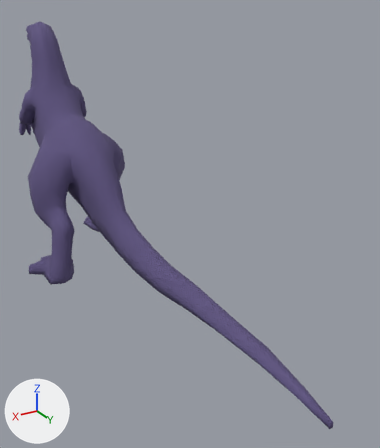
An edit to the Blender file rigs/kaiju/animation-kaiju-walk-rm.blend, drawn before and after from the same camera.
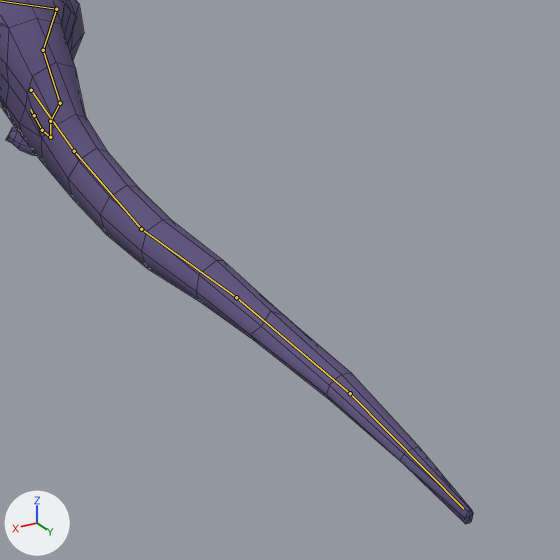
There are two pictures of each version: one whole from a 50 mm camera at (1.54, 4.73, 2.29) aimed at (-0.38, 1.53, 0.69), one close up on the part from 21% to 100% of the width and 33% to 100% of the height. The lights are fixed; the arrows at lower left show +X, +Y and +Z. The first two pictures are the older version. Both versions are drawn at frame 0 of the action 'Walk RM'; the numbers are the values there. The bones that change, and the others that lie on the model, are drawn over the model as lines in the close-ups. The close-ups show mesh edges as thin lines.

The first close-up shows 'Dinosaur'.
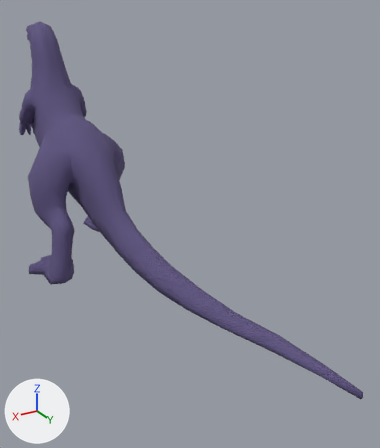
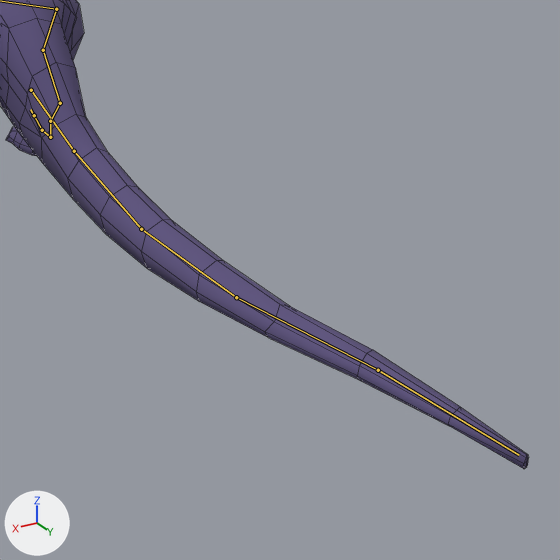
Commit message: Fix some more looping animations setting starting frame to 0

Where the change shows, as pixel boxes [x1, y1, x2, y2] in the close-ups (560 x 560 px):
'Dinosaur', posed: before [0, 0, 473, 524]; after [0, 0, 529, 469]

The edits, one by one:
Bone 'DRV_Tail_End.001' (bone_drv_tail_end_001) turns from (0, 0, -7) to (0, 0, 9) degrees about its own x, y and z.
